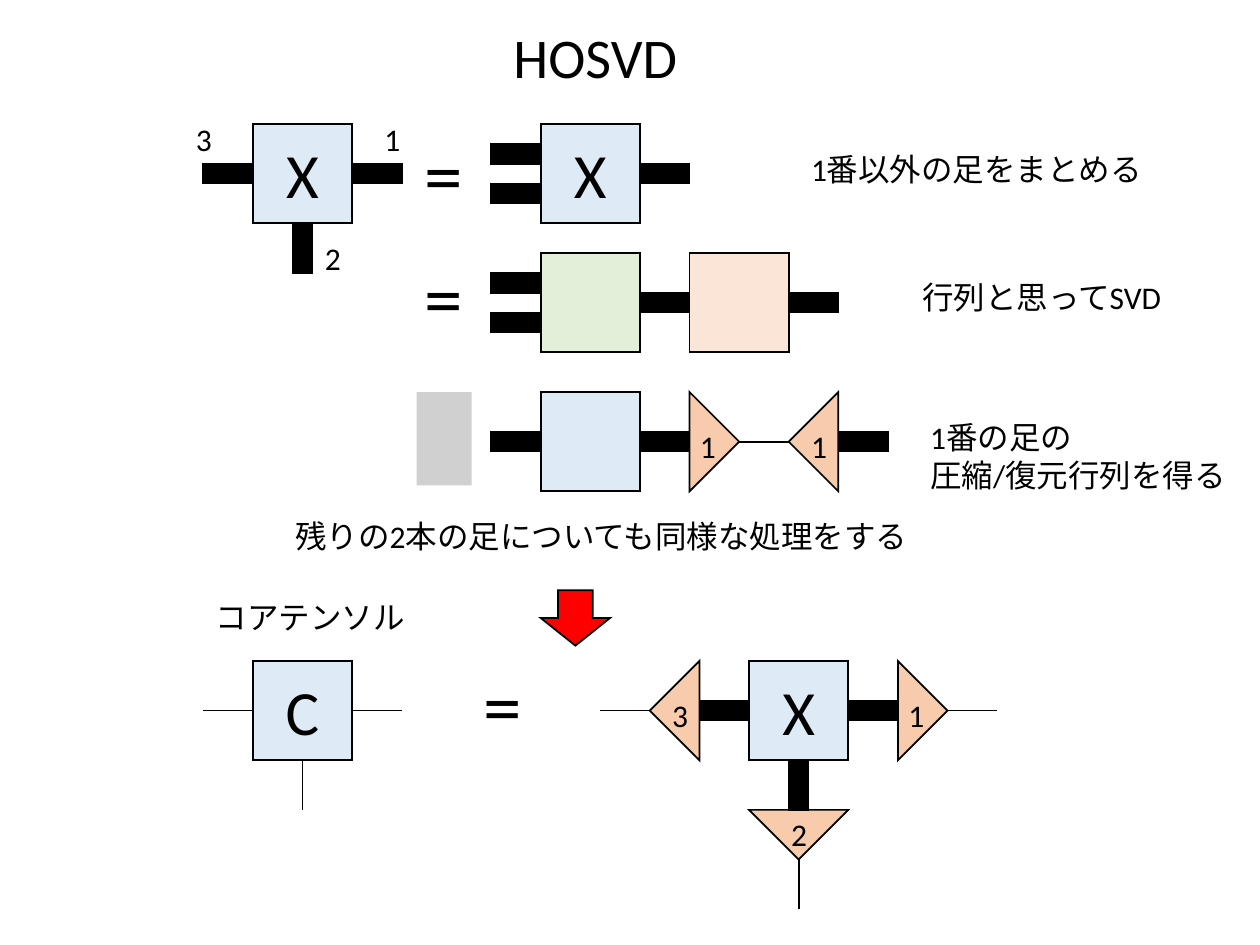
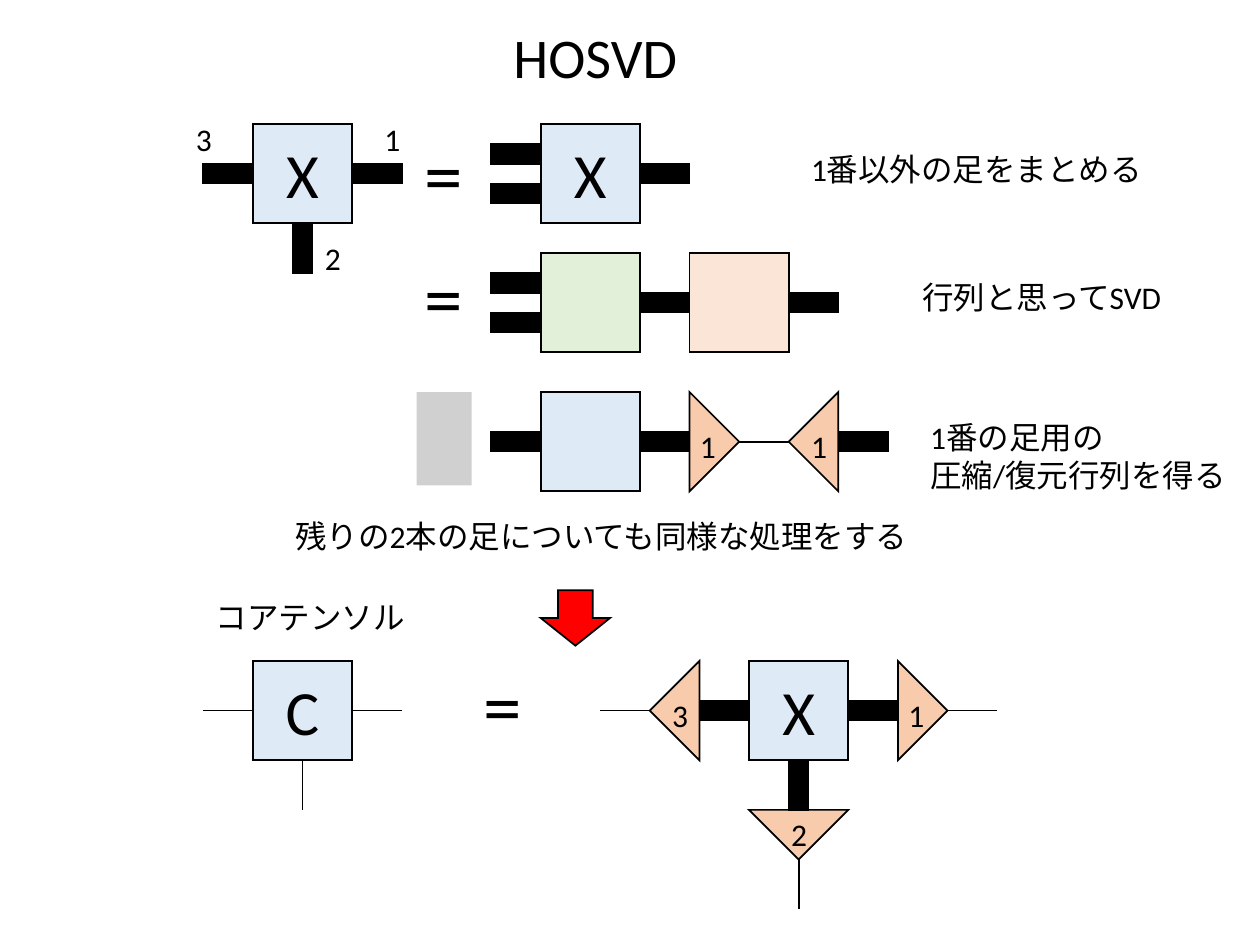
Before and after one commit to kaityo256/qiita, a slide deck: slide 5 of daimyo_hooi/fig.pptx. Drawn at 1260x945 pixels with LibreOffice and Linux fonts; fonts in the diff are those of the drawing; grey boxes stand for pictures. Boxes give left, top, right and bottom in pixels: in the first picture for what was removed or moved away, otherwise in the second. Text is boxed around its words. In the diff, an @@ line names an element or a change of style, - is before the commit and + after.

```diff
--- a/daimyo_hooi/fig.pptx
+++ b/daimyo_hooi/fig.pptx
@@ text at box(930, 423, 1103, 452): text changed @@
-1番の足の
+1番の足用の
```
Also in this commit, not shown: 2 slides added, 11 other files.
